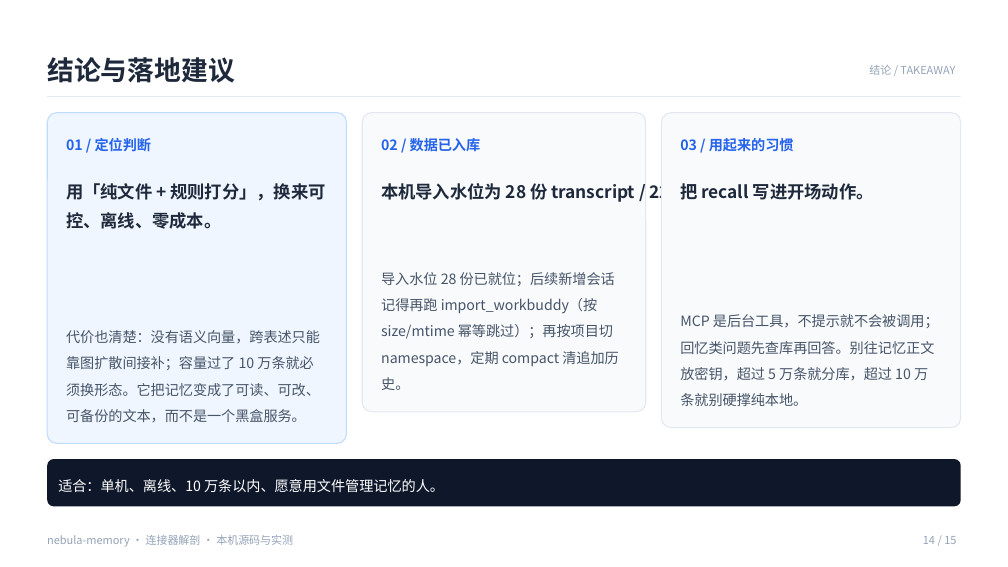
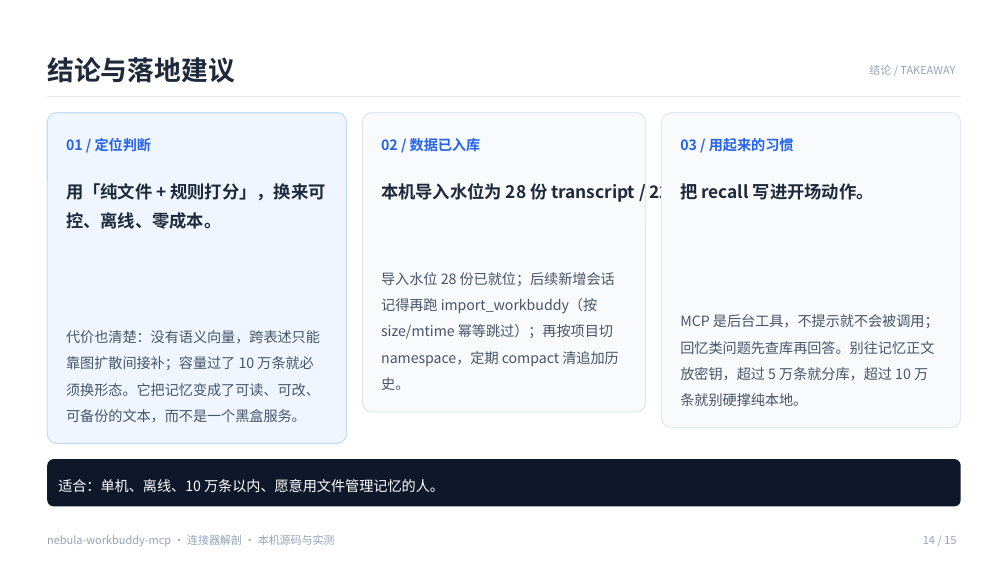
Before and after one commit to yb-zhai/nebula-workbuddy, a slide deck: slide 14 of docs/workbuddy-connector-review.pptx. Drawn at 1008x567 pixels with LibreOffice and Linux fonts; fonts in the diff are those of the drawing. Boxes give left, top, right and bottom in pixels: in the first picture for what was removed or moved away, otherwise in the second. Text is boxed around its words. In the diff, an @@ line names an element or a change of style, - is before the commit and + after.

Commit message:
docs: 评测 PPT 页脚与标题统一为 nebula-workbuddy-mcp
页脚 13 处、首页标题、末页均原写 nebula-memory（通用版名），
改为本包实际名 nebula-workbuddy-mcp；页脚框从 3.12in 加宽到 4.70in
避免更长名称溢出。第 3/8 页的 mcp.json server id 与 ~/.workbuddy/nebula-memory
路径保持原样（那是真实值）。

```diff
--- a/docs/workbuddy-connector-review.pptx
+++ b/docs/workbuddy-connector-review.pptx
@@ text at (47, 535, 335, 547): text changed @@
-nebula-memory · 连接器解剖 · 本机源码与实测
+nebula-workbuddy-mcp · 连接器解剖 · 本机源码与实测
```
Also in this commit, not shown: 14 other slides changed.
